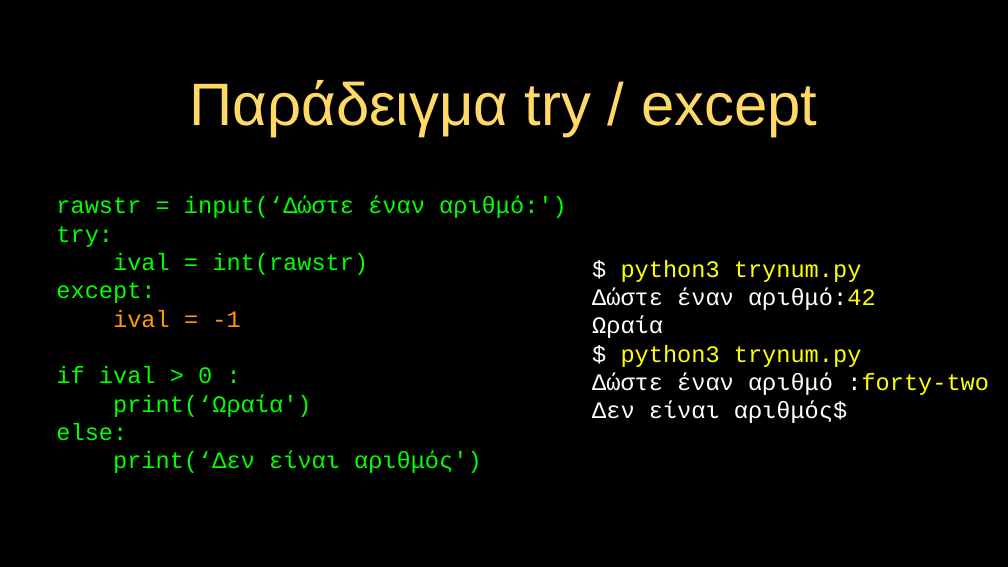
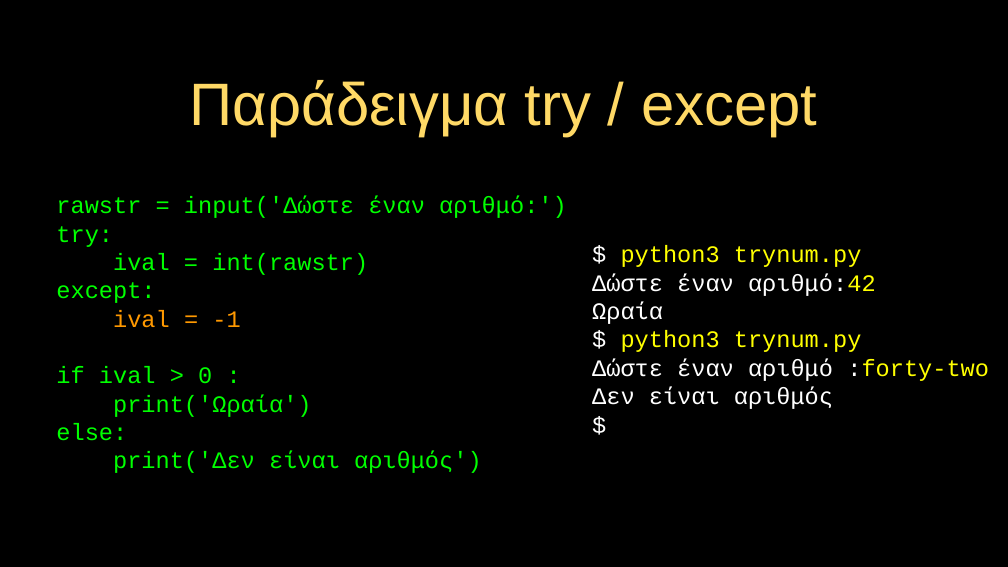
Before and after one commit to csev/py4e, a slide deck: slide 29 of lectures3/gr/Pythonlearn-03-Conditional.pptx. Drawn at 1008x567 pixels with LibreOffice and Linux fonts; fonts in the diff are those of the drawing. Boxes give left, top, right and bottom in pixels: in the first picture for what was removed or moved away, otherwise in the second. Text is boxed around its words. In the diff, an @@ line names an element or a change of style, - is before the commit and + after.

```diff
--- a/lectures3/gr/Pythonlearn-03-Conditional.pptx
+++ b/lectures3/gr/Pythonlearn-03-Conditional.pptx
@@ text at (x1=56, y1=196, x2=567, y2=218): text changed @@
-rawstr = input(‘Δώστε έναν αριθμό:')
+rawstr = input('Δώστε έναν αριθμό:')
@@ text at (x1=592, y1=387, x2=833, y2=409): text changed @@
-Δεν είναι αριθμός$
+Δεν είναι αριθμός
+$
@@ text at (x1=113, y1=395, x2=312, y2=417): text changed @@
-print(‘Ωραία')
+print('Ωραία')
@@ text at (x1=113, y1=451, x2=482, y2=473): text changed @@
-print(‘Δεν είναι αριθμός')
+print('Δεν είναι αριθμός')
```
Also in this commit, not shown: 15 other slides changed, 9 other files.
